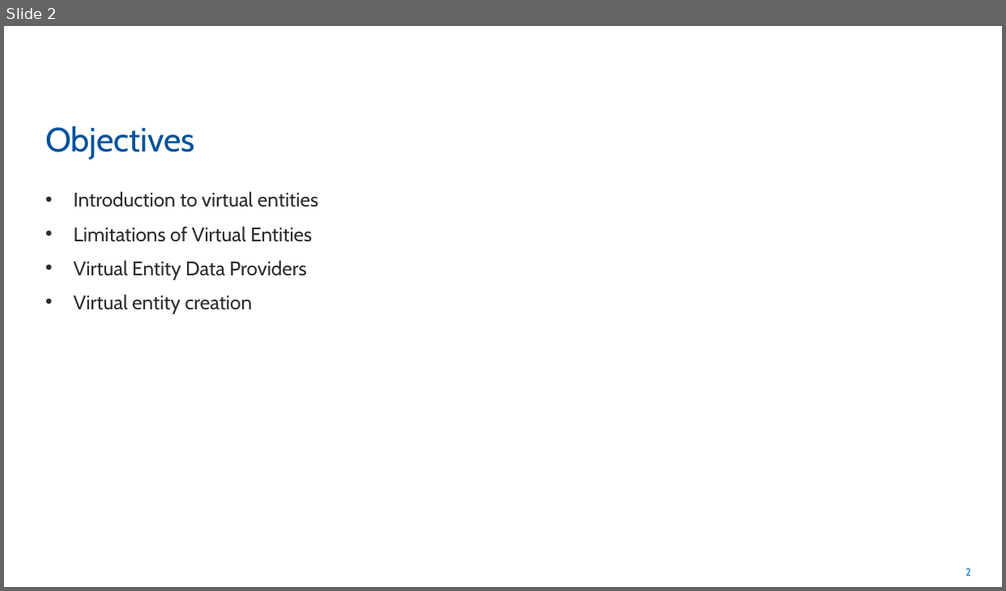
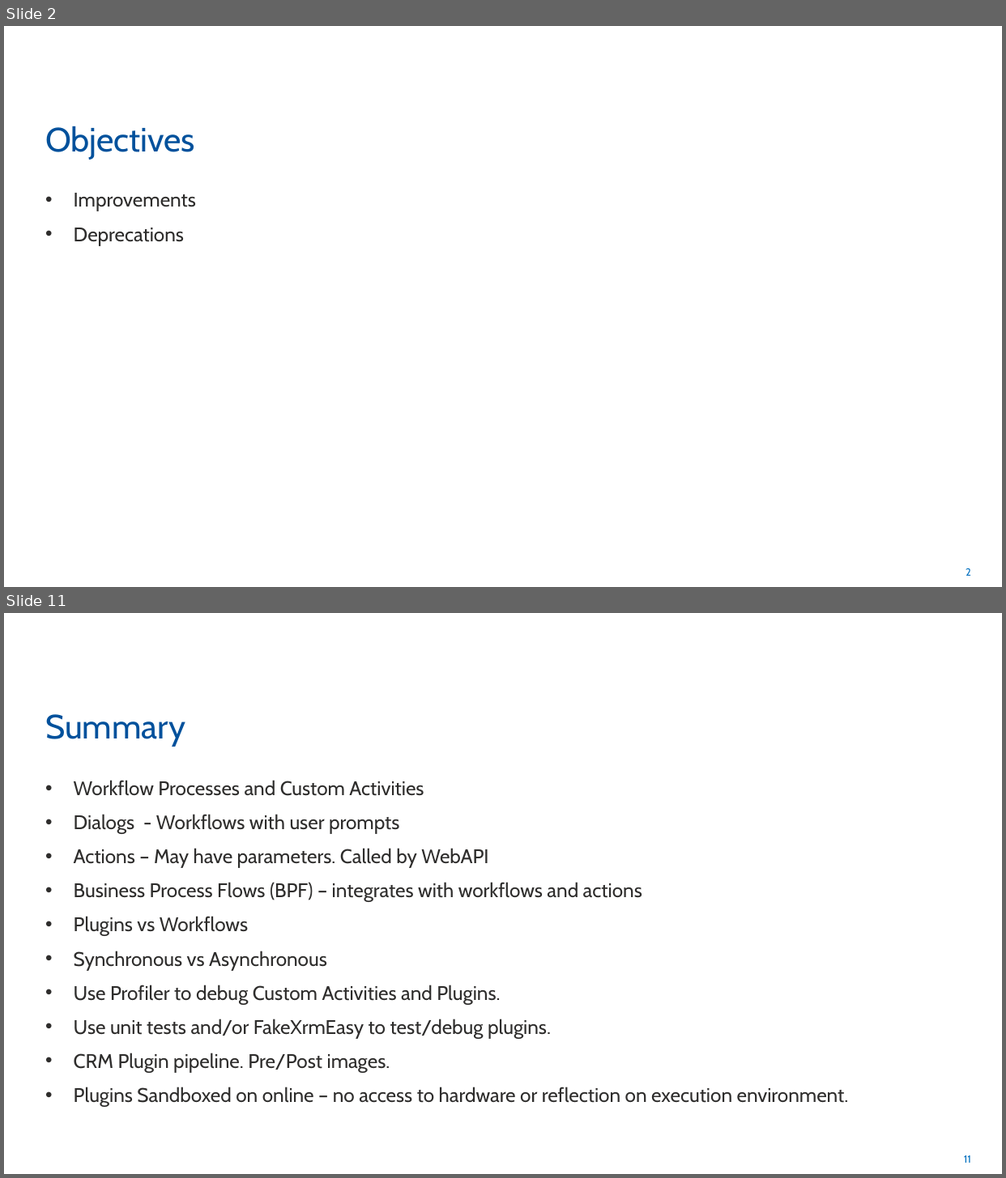
Before and after one commit to rogerhillgsy/CRMTraining, a slide deck: Documents/QA Powerpoints/Module 10.pptx. Shown one above the other, each under a label of ours: slide 2 before the commit, slides 2 and 11 after it; the slides between them are not shown. The pictures are 1006x591 and 1006x1178 pixels, drawn with LibreOffice and Linux fonts; fonts in the diff are those of the drawing. Boxes give left, top, right and bottom in pixels: in the first picture for what was removed or moved away, otherwise in the second. Text is boxed around its words. In the diff, an @@ line names an element or a change of style, - is before the commit and + after.

```diff
--- a/Documents/QA Powerpoints/Module 10.pptx
+++ b/Documents/QA Powerpoints/Module 10.pptx
@@ slide 11 added at (4,613,1002,1174), background #FFFFFF; not listed: 1 template element that a slide beside it also shows @@
@@ title added at (45,714,185,747), 32.4 pt, text #00519C @@
+Summary
@@ text added at (74,780,849,1107), 19 pt, text #2E2D2C @@
+• Workflow Processes and Custom Activities
+• Dialogs - Workflows with user prompts
+• Actions – May have parameters. Called by WebAPI
+• Business Process Flows (BPF) – integrates with workflows and actions
+• Plugins vs Workflows
+• Synchronous vs Asynchronous
+• Use Profiler to debug Custom Activities and Plugins.
+• Use unit tests and/or FakeXrmEasy to test/debug plugins.
+• CRM Plugin pipeline. Pre/Post images.
+• Plugins Sandboxed on online – no access to hardware or reflection on execution environment.
@@ slide 2 changed as well @@
@@ text at (74,193,196,246): text changed @@
-• Introduction to virtual entities
-• Limitations of Virtual Entities
-• Virtual Entity Data Providers
-• Virtual entity creation
+• Improvements
+• Deprecations
```
Also in this commit, not shown: 4 other slides changed, 7 other slides added, 10 slides removed, 1 other file.
